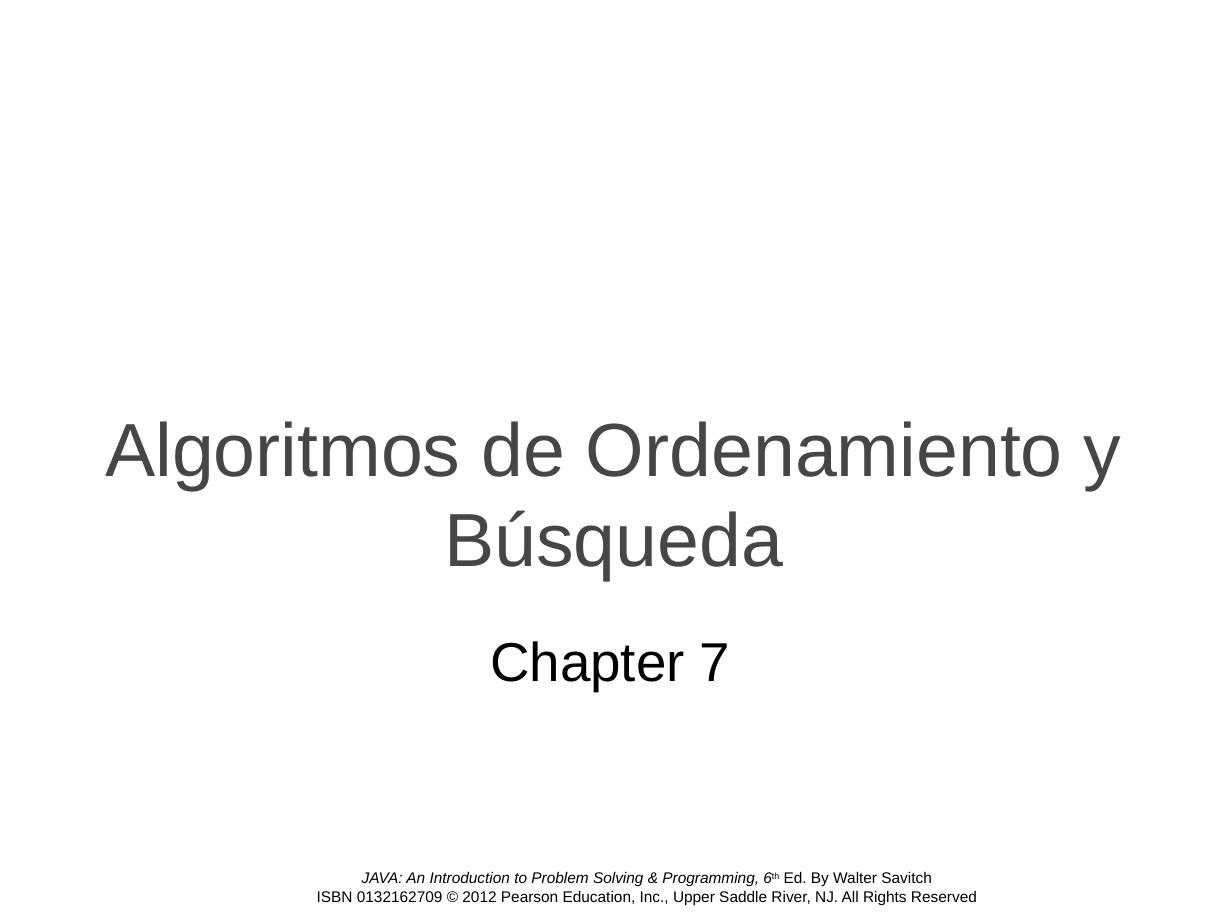
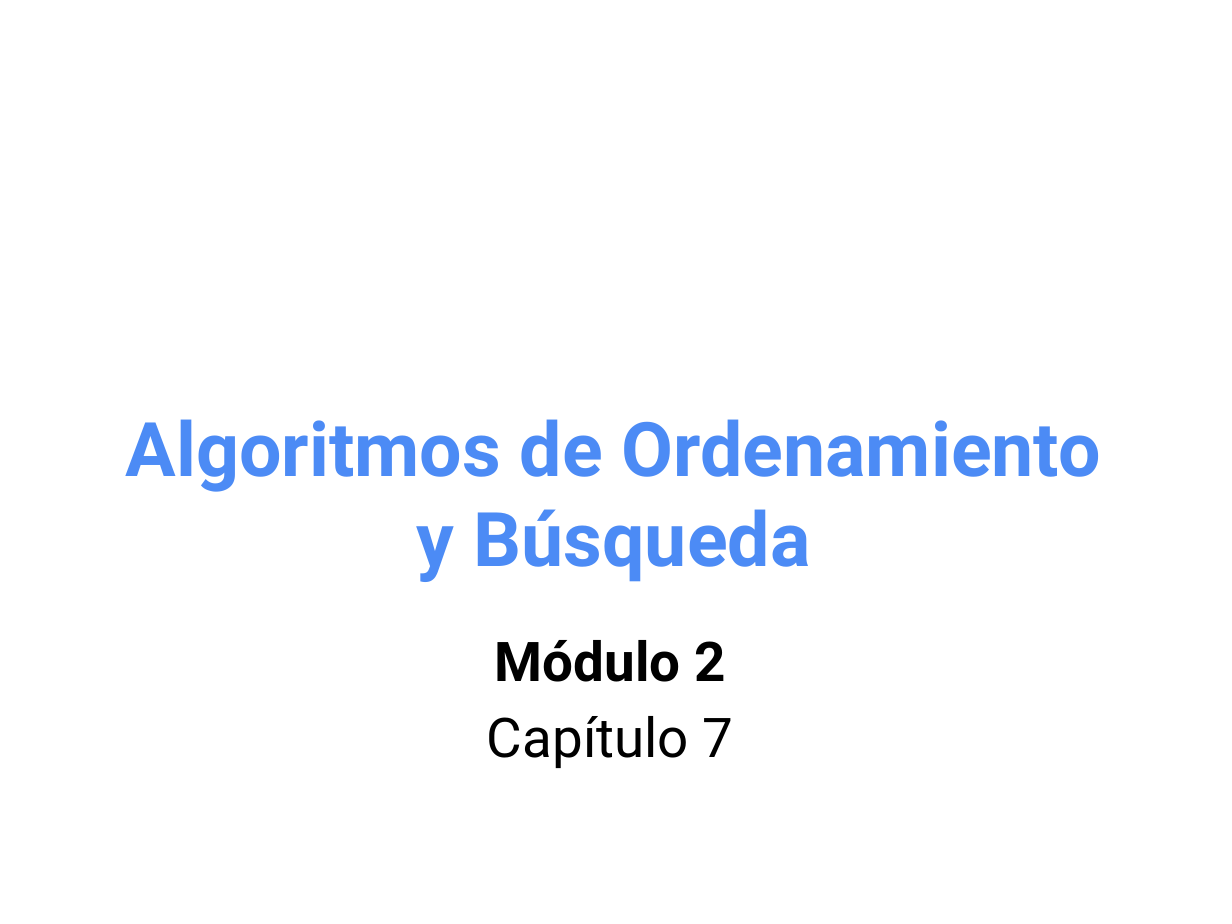
Before and after one commit to OMardil/INFO2, a slide deck: slide 1 of MOD02_Algoritmos_de_ordenamiento_y_busqueda/01 Presentacion/INFO2_MOD2-Ordenamiento_y_Busqueda.pptx. Drawn at 1232x924 pixels with LibreOffice and Linux fonts; fonts in the diff are those of the drawing; background and template pictures are left out. Boxes give left, top, right and bottom in pixels: in the first picture for what was removed or moved away, otherwise in the second. Text is boxed around its words. In the diff, an @@ line names an element or a change of style, - is before the commit and + after.

```diff
--- a/MOD02_Algoritmos_de_ordenamiento_y_busqueda/01 Presentacion/INFO2_MOD2-Ordenamiento_y_Busqueda.pptx
+++ b/MOD02_Algoritmos_de_ordenamiento_y_busqueda/01 Presentacion/INFO2_MOD2-Ordenamiento_y_Busqueda.pptx
@@ title "Algoritmos de Ordenamiento y Búsqueda" at [126, 419, 1101, 582]: font Arial to Roboto, text colour #464646 to #4C8BF5, bold on @@
@@ subtitle at [487, 640, 734, 768]: text changed; font Arial to Roboto @@
-Chapter 7
+Módulo 2
+Capítulo 7
@@ text removed at [317, 871, 977, 905] @@
-JAVA: An Introduction to Problem Solving & Programming, 6th Ed. By Walter Savitch
-ISBN 0132162709 © 2012 Pearson Education, Inc., Upper Saddle River, NJ. All Rights Reserved
```
Also in this commit, not shown: 21 other slides changed, 2 slides added, 1 slide removed, 1 other file.
